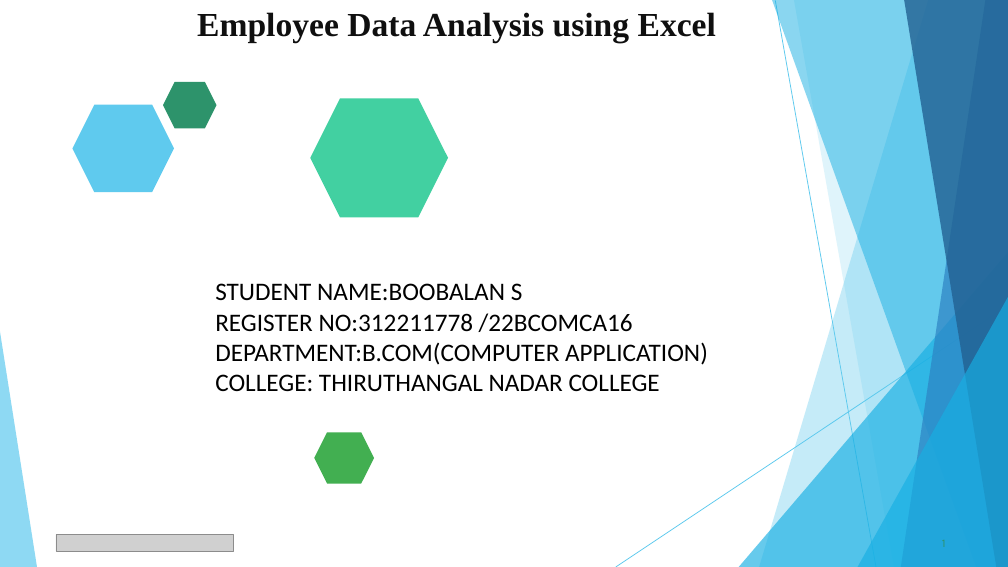
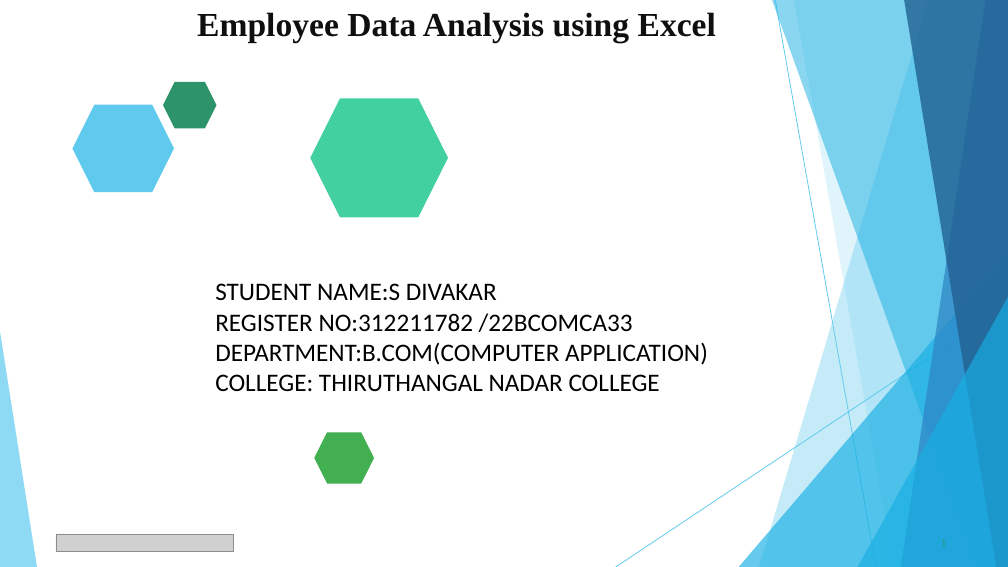
Before and after one commit to boobalan04/TNSD-DATA-ANALYTIS, a slide deck: slide 1 of Employee_Data_Analysis_2 (1).pptx. Drawn at 1008x567 pixels with LibreOffice and Linux fonts; fonts in the diff are those of the drawing; grey boxes stand for pictures. Boxes give left, top, right and bottom in pixels: in the first picture for what was removed or moved away, otherwise in the second. Text is boxed around its words. In the diff, an @@ line names an element or a change of style, - is before the commit and + after.

```diff
--- a/Employee_Data_Analysis_2 (1).pptx
+++ b/Employee_Data_Analysis_2 (1).pptx
@@ text at [215, 283, 633, 332]: text changed @@
-STUDENT NAME:BOOBALAN S
-REGISTER NO:312211778 /22BCOMCA16
+STUDENT NAME:S DIVAKAR
+REGISTER NO:312211782 /22BCOMCA33
```
